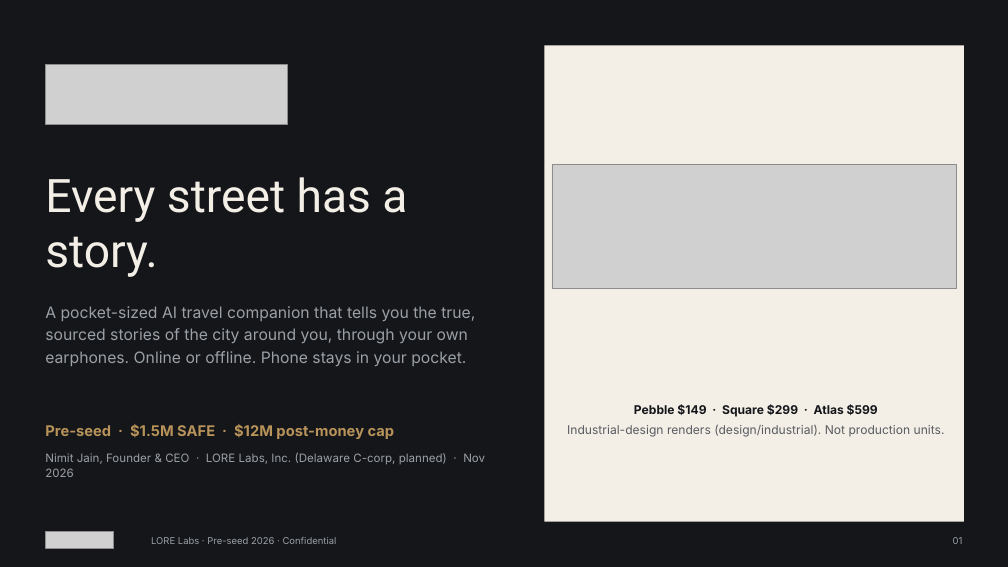
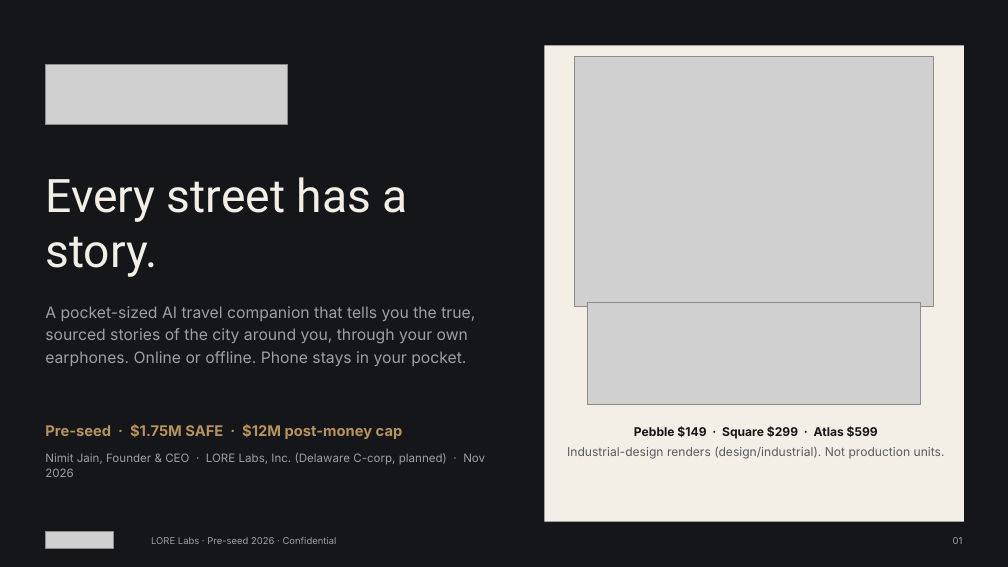
Before and after one commit to nimb-ou/hello-world, a slide deck: slide 1 of investor/LORE_Pitch_Deck.pptx. Drawn at 1008x567 pixels with LibreOffice and Linux fonts; fonts in the diff are those of the drawing; grey boxes stand for pictures. Boxes give left, top, right and bottom in pixels: in the first picture for what was removed or moved away, otherwise in the second. Text is boxed around its words. In the diff, an @@ line names an element or a change of style, - is before the commit and + after.

```diff
--- a/investor/LORE_Pitch_Deck.pptx
+++ b/investor/LORE_Pitch_Deck.pptx
@@ picture added at (575,57,934,306) @@
@@ picture: place and size @@
-picture at (552,165,957,289)
+picture at (588,302,921,405)
@@ text at (45,424,403,439): text changed @@
-Pre-seed · $1.5M SAFE · $12M post-money cap
+Pre-seed · $1.75M SAFE · $12M post-money cap
@@ text "Pebble $149 · Square $299 ...": place and size @@
-text "Pebble $149 · Square $299 ..." at (567,404,945,437)
+text "Pebble $149 · Square $299 ..." at (567,426,945,459)
```
Also in this commit, not shown: 15 other slides changed, 58 other files.
